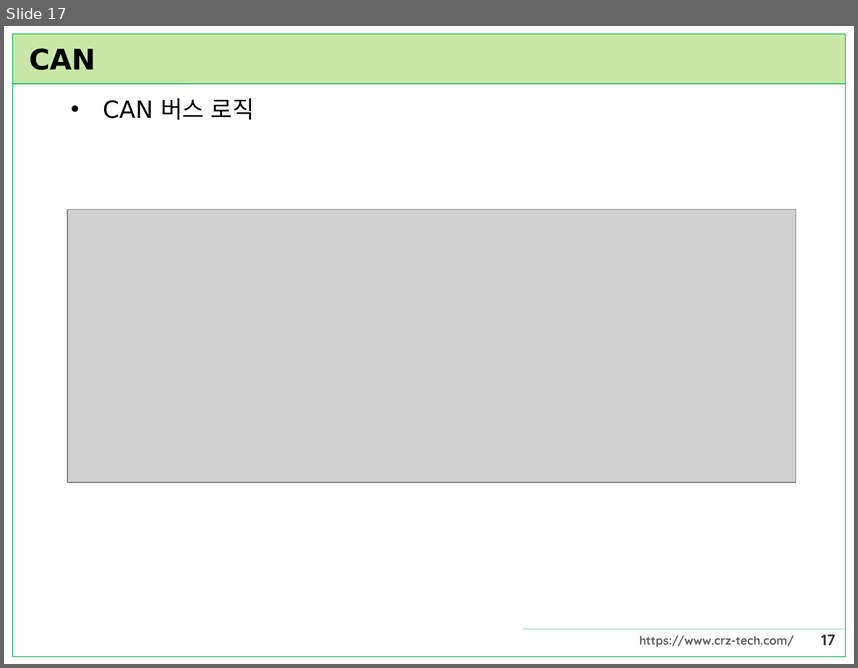
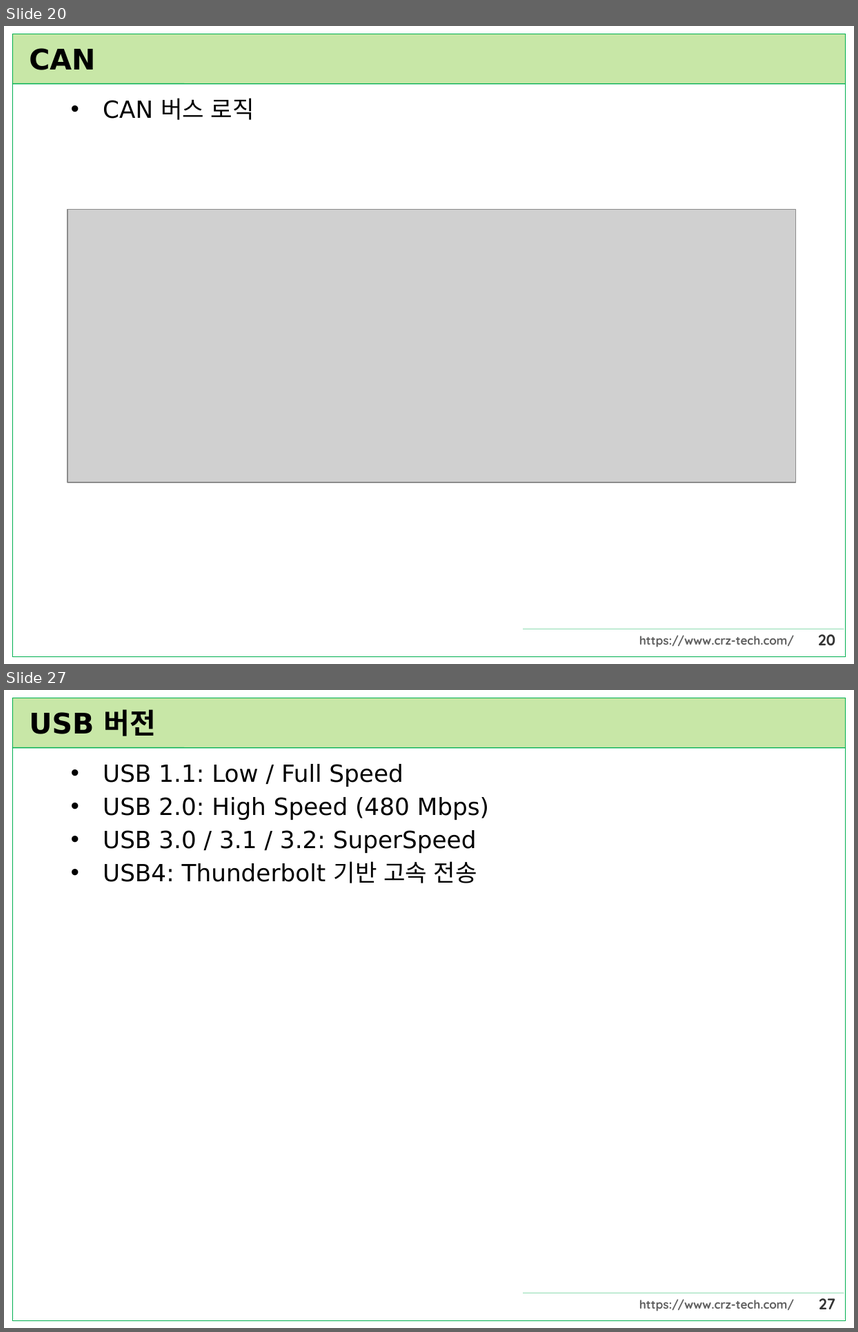
Before and after one commit to CRZ-Technology/Mango-M32, a slide deck: Mango-M32F4/23.통신프로토콜/통신프로토콜.pptx. Shown one above the other, each under a label of ours: slide 17 before the commit, slides 20 and 27 after it; the slides between them are not shown. The pictures are 858x668 and 858x1332 pixels, drawn with LibreOffice and Linux fonts; fonts in the diff are those of the drawing; grey boxes stand for pictures. Boxes give left, top, right and bottom in pixels: in the first picture for what was removed or moved away, otherwise in the second. Text is boxed around its words. In the diff, an @@ line names an element or a change of style, - is before the commit and + after.

```diff
--- a/Mango-M32F4/23.통신프로토콜/통신프로토콜.pptx
+++ b/Mango-M32F4/23.통신프로토콜/통신프로토콜.pptx
@@ slide 27 added at <box>4,690,854,1328</box>, background #FFFFFF; not listed: 6 template elements that a slide beside it also shows @@
@@ title added at <box>29,709,156,736</box>, 24 pt, text #000000, bold @@
+USB 버전
@@ text added at <box>103,764,489,883</box>, 20 pt, text #000000 @@
+• USB 1.1: Low / Full Speed
+• USB 2.0: High Speed (480 Mbps)
+• USB 3.0 / 3.1 / 3.2: SuperSpeed
+• USB4: Thunderbolt 기반 고속 전송
@@ what was slide 17 is now slide 20 @@
@@ page number at <box>818,634,836,645</box>: text changed @@
-17
+20
```
Also in this commit, not shown: 35 other slides added, 1 other file.
